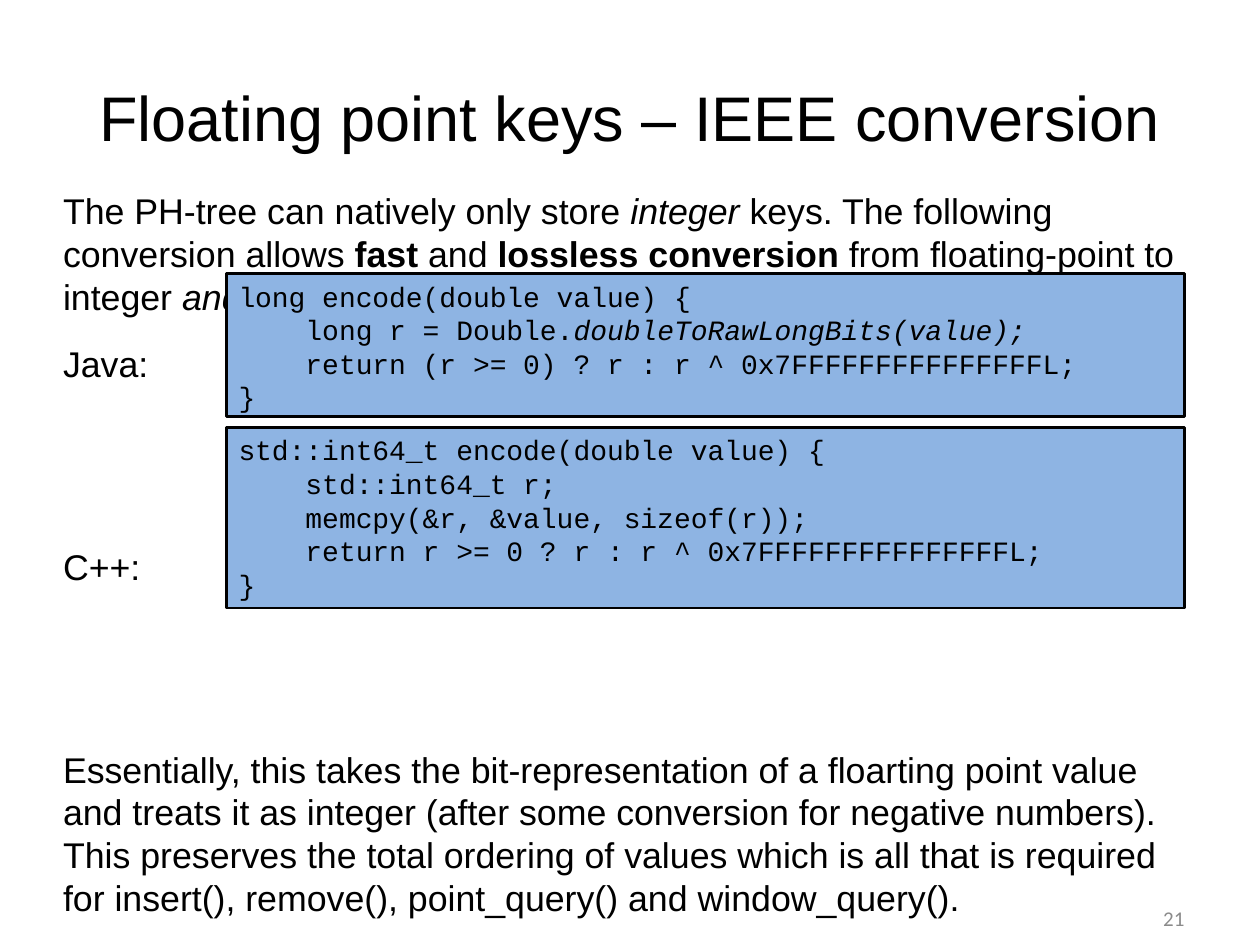
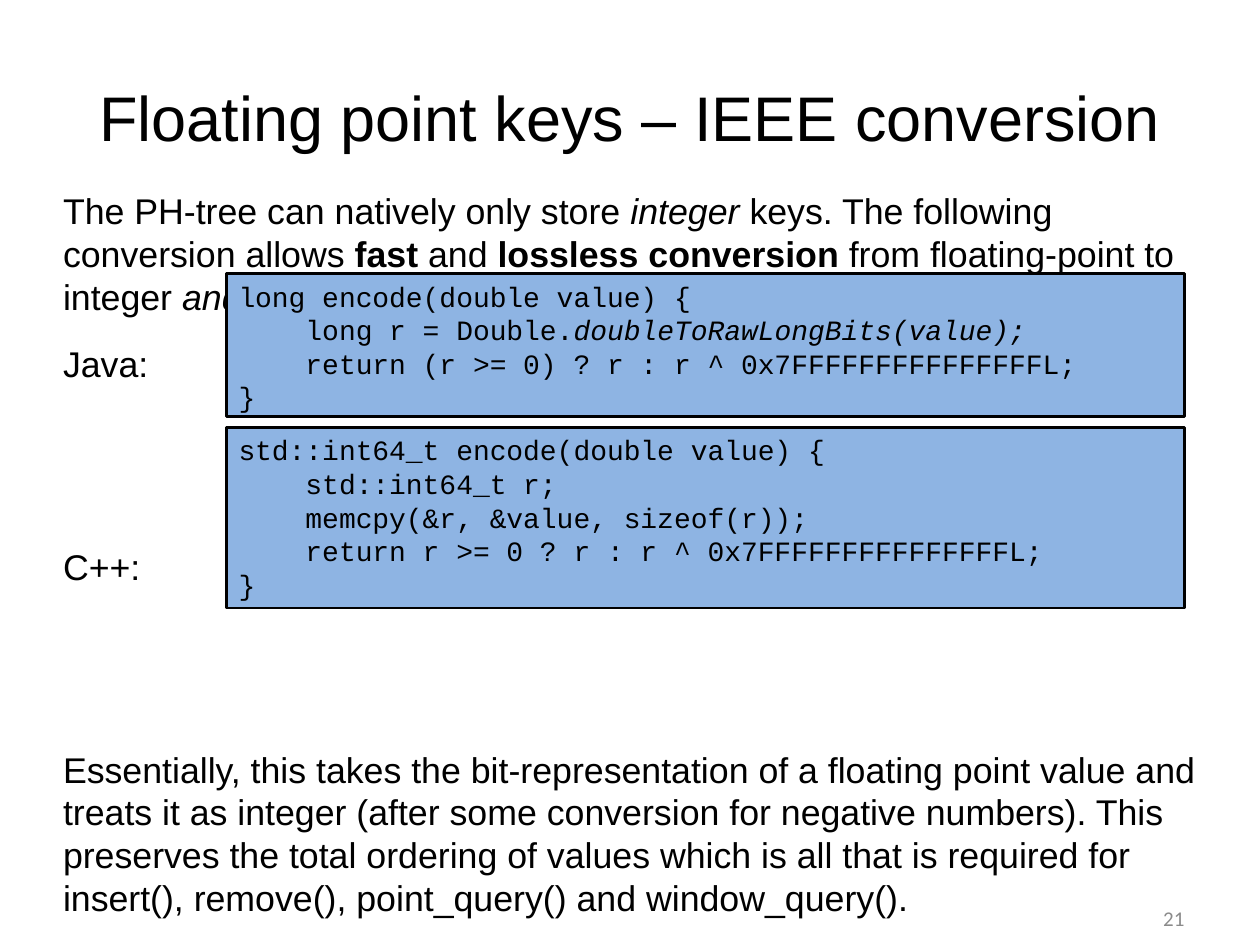
Before and after one commit to tzaeschke/phtree-site, a slide deck: slide 21 of originals/PH-tree-presentation-2018.odp. Drawn at 1260x945 pixels with LibreOffice and Linux fonts; fonts in the diff are those of the drawing. Boxes give left, top, right and bottom in pixels: in the first picture for what was removed or moved away, otherwise in the second. Text is boxed around its words. In the diff, an @@ line names an element or a change of style, - is before the commit and + after.

```diff
--- a/originals/PH-tree-presentation-2018.odp
+++ b/originals/PH-tree-presentation-2018.odp
@@ text at [63, 757, 1195, 918]: text changed @@
-Essentially, this takes the bit-representation of a floarting point value and treats it as integer (after some conversion for negative numbers). This preserves the total ordering of values which is all that is required for insert(), remove(), point_query() and window_query().
+Essentially, this takes the bit-representation of a floating point value and treats it as integer (after some conversion for negative numbers). This preserves the total ordering of values which is all that is required for insert(), remove(), point_query() and window_query().
```
Also in this commit, not shown: 3 other slides changed, 1 other file.
